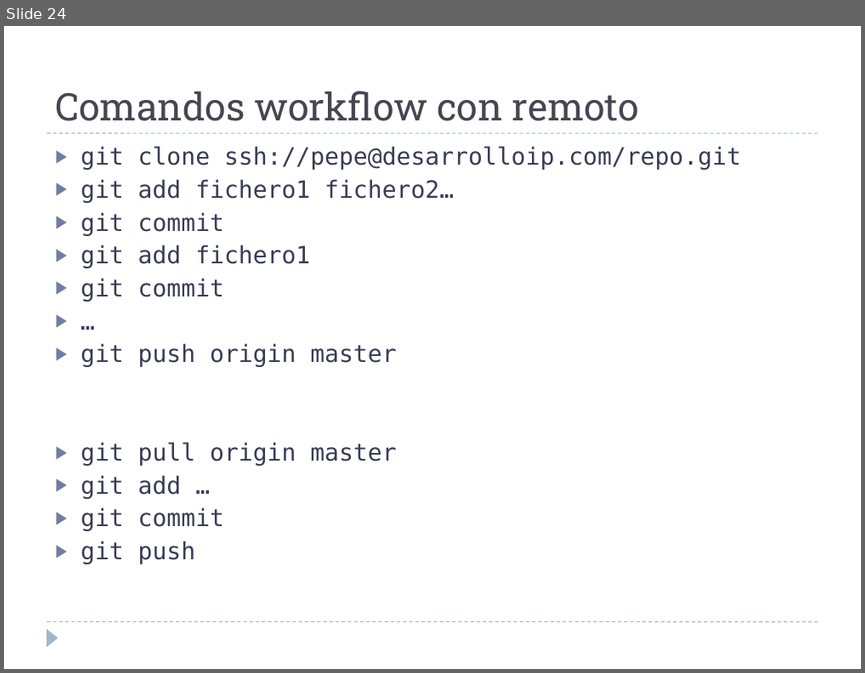
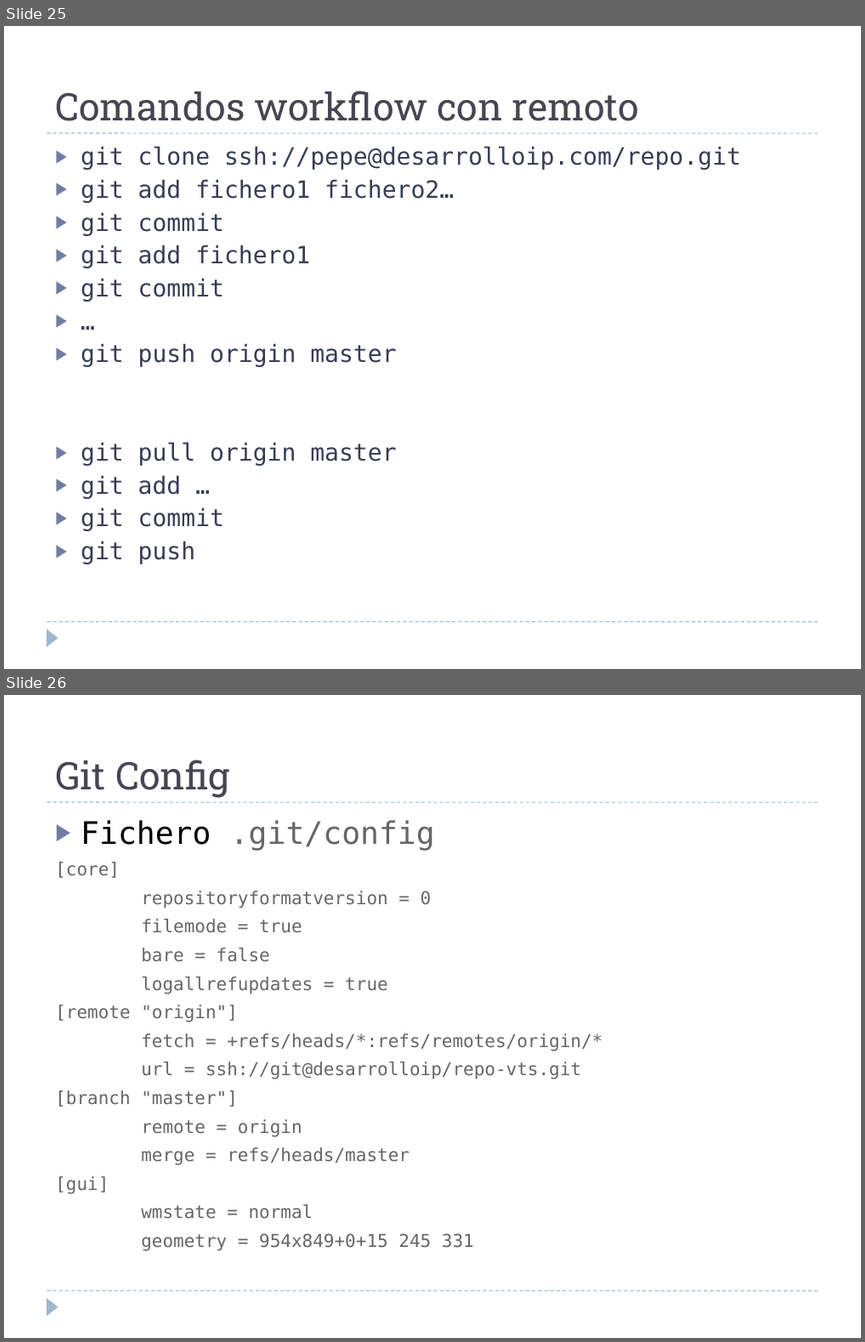
Before and after one commit to martina-if/curso_git, a slide deck: GIT.ppt. Shown one above the other, each under a label of ours: slide 24 before the commit, slides 25 and 26 after it. The pictures are 865x673 and 865x1342 pixels, drawn with LibreOffice and Linux fonts; fonts in the diff are those of the drawing. Boxes give left, top, right and bottom in pixels: in the first picture for what was removed or moved away, otherwise in the second. Text is boxed around its words. In the diff, an @@ line names an element or a change of style, - is before the commit and + after.

```diff
--- a/GIT.ppt
+++ b/GIT.ppt
@@ slide 26 added at [4,695,861,1338], background #FFFFFF; not listed: 3 template elements that a slide beside it also shows @@
@@ text added at [55,760,229,798], 32 pt, text #464653 @@
+Git Config
@@ text added at [55,820,602,1251], 15 pt, text #666666 @@
+▶ Fichero .git/config
+[core]
+repositoryformatversion = 0
+filemode = true
+bare = false
+logallrefupdates = true
+[remote "origin"]
+fetch = +refs/heads/*:refs/remotes/origin/*
+url = ssh://git@desarrolloip/repo-vts.git
+[branch "master"]
+remote = origin
+merge = refs/heads/master
+[gui]
+wmstate = normal
+geometry = 954x849+0+15 245 331
@@ what was slide 24 is now slide 25 @@
```
Also in this commit, not shown: 3 slides changed, 4 other slides added.
